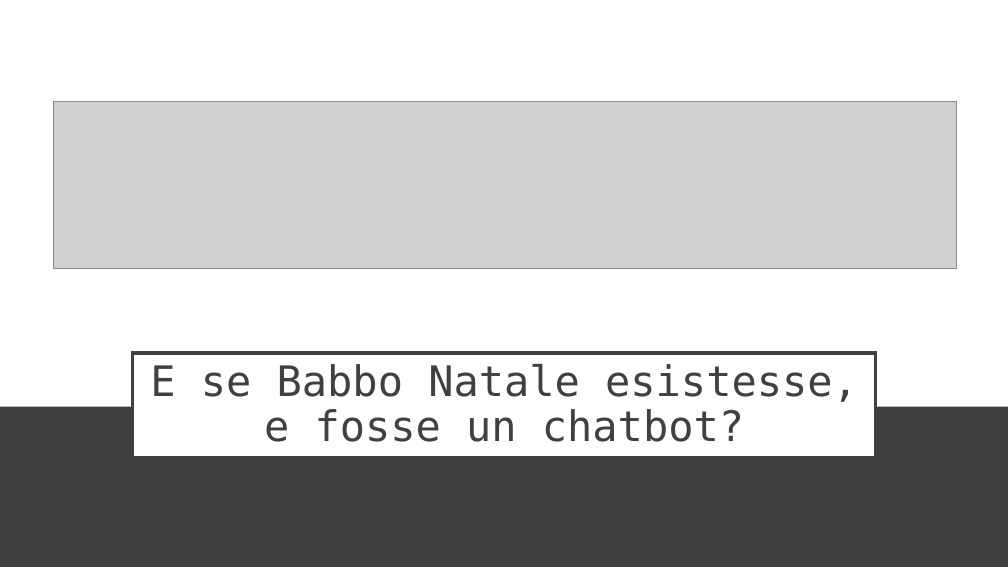
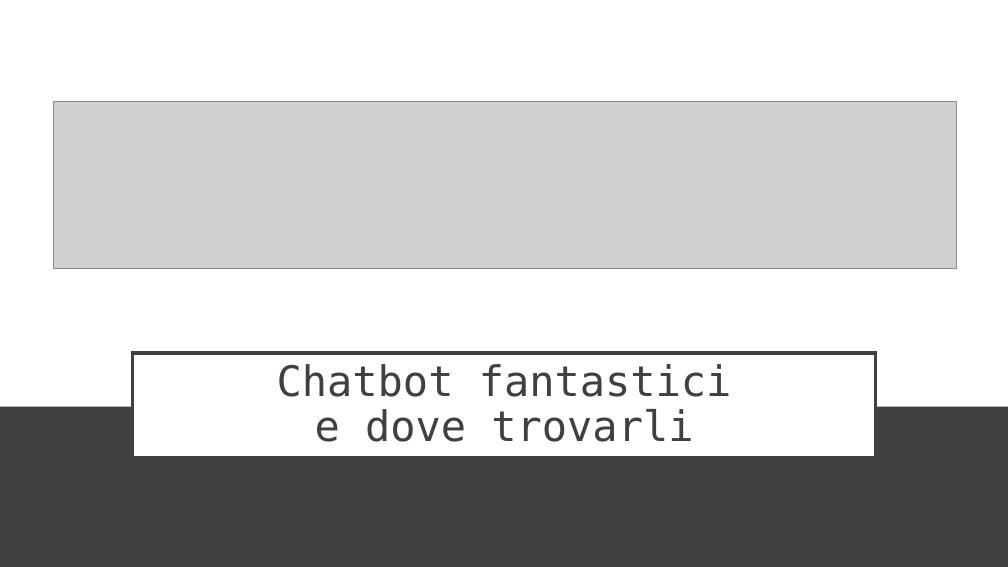
Before and after one commit to IprelProgetti/ImolaProgramma2019, a slide deck: slide 1 of Presentazione/presentazione_corni_chatbot.pptx. Drawn at 1008x567 pixels with LibreOffice and Linux fonts; fonts in the diff are those of the drawing; grey boxes stand for pictures. Boxes give left, top, right and bottom in pixels: in the first picture for what was removed or moved away, otherwise in the second. Text is boxed around its words. In the diff, an @@ line names an element or a change of style, - is before the commit and + after.

```diff
--- a/Presentazione/presentazione_corni_chatbot.pptx
+++ b/Presentazione/presentazione_corni_chatbot.pptx
@@ title at bbox=[277, 364, 732, 442]: text changed @@
-E se Babbo Natale esistesse, e fosse un chatbot?
+Chatbot fantastici
+e dove trovarli
```
Also in this commit, not shown: 2 other slides changed, 1 other file.
